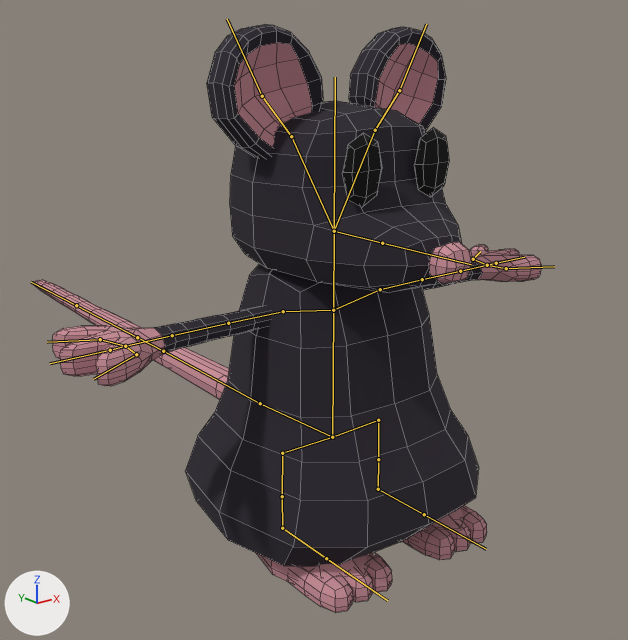
The FBX model Assets/FBX/Enemies/Rativous/Rativous.fbx as it was, and as the next commit left it.
The view is the same before and after, from a 50 mm camera at (-1.39, -1.66, 1.27) aimed at (0.31, 0.47, 0.42). Arrows for +X, +Y and +Z are at lower left; the lights stay in place. The picture after the commit comes second. The bones that change, and the others that lie on the model, are drawn over the model as lines. Mesh edges are drawn as thin lines.

Names of what the first picture shows: 'Body'.
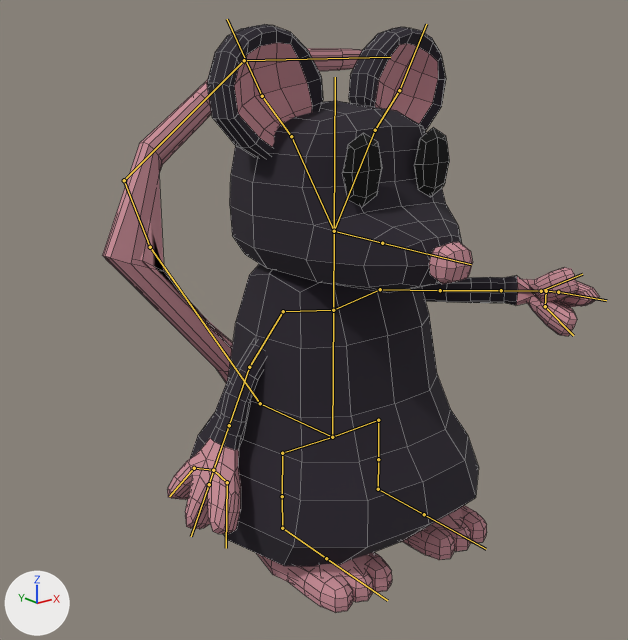
The newer file adds an action. The first version stands in its rest pose; the second is drawn at frame 1 of the action 'HeavyAttack'.

The edits, one by one:
Bone 'Bone.002.L' (bone_bone_002_l) turns from (0, 0, 0) to (93, -41, -93) degrees about its own x, y and z.
Bone 'Bone.006' (bone_bone_006) turns from (0, 0, 0) to (4, 0, 0) degrees about its own x, y and z.
Bone 'Bone.004.L' (bone_bone_004_l) turns from (0, 0, 0) to (-16, -35, -67) degrees about its own x, y and z.
Bone 'Bone.006.L' (bone_bone_006_l) turns from (0, 0, 0) to (1, -2, -40) degrees about its own x, y and z.
Bone 'Bone.008.L' (bone_bone_008_l) turns from (0, 0, 0) to (22, 25, -69) degrees about its own x, y and z.
Bone 'Bone.002.R' (bone_bone_002_r) turns from (0, 0, 0) to (0, 0, 50) degrees about its own x, y and z.
Bone 'Bone.002.R.001' (bone_bone_002_r_001) turns from (0, 0, 0) to (0, 0, 15) degrees about its own x, y and z.
Bone 'Bone.002' (bone_bone_002) turns from (0, 0, 0) to (82, -30, -6) degrees about its own x, y and z.
Bone 'Bone.003' (bone_bone_003) turns from (0, 0, 0) to (-1, 5, -14) degrees about its own x, y and z.
Bone 'Bone.004' (bone_bone_004) turns from (0, 0, 0) to (-5, 13, -71) degrees about its own x, y and z.
Bone 'Bone.005' (bone_bone_005) turns from (0, 0, 0) to (20, 9, -31) degrees about its own x, y and z.

Location of each change, (x1, y1, x2, y2) in pixels of the pictures (628 x 640 px):
'Body', posed: before (33, 24, 541, 612); after (103, 24, 600, 612)
bone 'Bone.002.L', root to tip: before (380, 289) to (422, 279); after (380, 289) to (440, 290)
bone 'Bone.006', root to tip: before (422, 279) to (460, 271); after (440, 290) to (501, 290)
bone 'Bone.004.L', root to tip: before (487, 265) to (473, 259); after (546, 291) to (545, 306)
bone 'Bone.006.L', root to tip: before (487, 265) to (496, 263); after (546, 291) to (558, 292)
bone 'Bone.008.L', root to tip: before (487, 265) to (506, 268); after (546, 291) to (541, 291)
bone 'Bone.002.R', root to tip: before (283, 311) to (228, 323); after (283, 311) to (249, 367)
bone 'Bone.002.R.001', root to tip: before (228, 323) to (172, 335); after (249, 367) to (229, 425)
bone 'Bone.002', root to tip: before (260, 403) to (163, 351); after (260, 403) to (150, 247)
bone 'Bone.003', root to tip: before (163, 351) to (137, 337); after (150, 247) to (124, 180)
bone 'Bone.004', root to tip: before (137, 337) to (76, 305); after (124, 180) to (244, 60)
bone 'Bone.005', root to tip: before (76, 305) to (31, 282); after (244, 60) to (390, 57)
